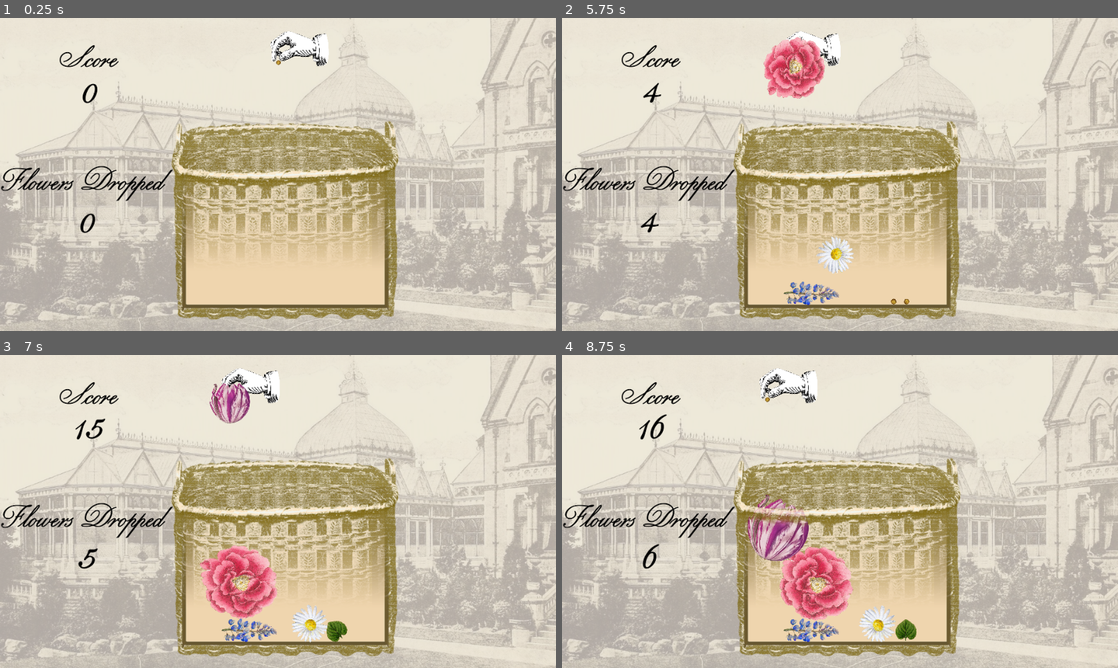
Above: before the commit, frames 1-4 (two rows, left to right).
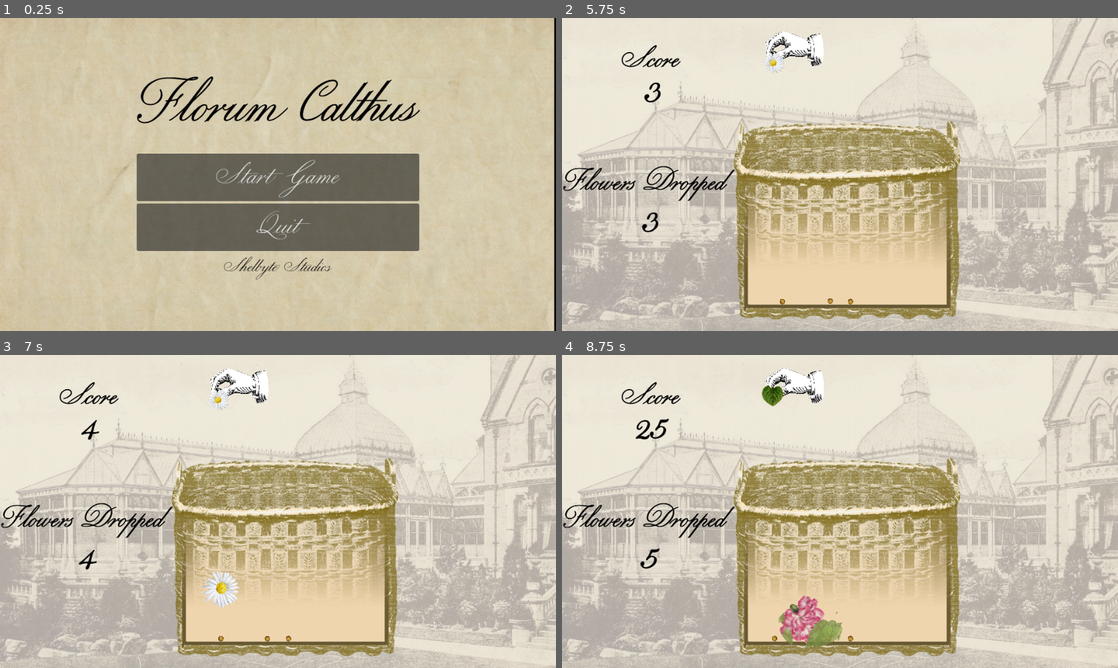
Above: after the commit, the same moments.

Repository: ClebMartin/GMTKGameJam2025
Game: Godot game, scene res://scenes/mainMenu.tscn
Two runs of this game, one before a commit and one after it. Both use one fixed random seed, a clock stepped at 60 frames per second and the inputs below. Before the commit the project starts from res://scenes/game.tscn.
Inputs (mouse positions are in pixels of both pictures, inside the frame that each line leads up to):
- Up to frame 1 (0.25 s): no input
- Up to frame 2 (5.75 s): click (840, 177) at 0.5 s, where only the run after the commit has a clickable "Start Game"; tap Enter at 1.25 s; move the mouse to (962, 158) at 1.27 s; hold Right (right) 1.28-2.03 s; hold Space (drop) 1.28-2.03 s; move the mouse to (728, 190) at 2.02 s; hold Left (left) 2.03-2.78 s; tap Space (drop) at 2.1, 3.6, 5.1 s; move the mouse to (895, 105) at 2.77 s; hold Space (drop) 2.78-3.53 s; hold Right (right) 2.78-4.28 s; move the mouse to (812, 237) at 3.52 s; move the mouse to (1006, 221) at 4.27 s; hold Space (drop) 4.28-5.03 s; hold Left (left) from 4.28 s (still down); move the mouse to (673, 127) at 5.02 s
- Up to frame 3 (7 s): move the mouse to (305, 511) at 5.77 s; hold Space (drop) 5.78-6.53 s; move the mouse to (194, 433) at 6.52 s; release Left (left) at 6.53 s; hold Right (right) from 6.53 s (still down); tap Space (drop) at 6.6 s
- Up to frame 4 (8.75 s): keep holding Right (right); move the mouse to (962, 495) at 7.27 s; hold Space (drop) 7.28-8.03 s; move the mouse to (728, 527) at 8.02 s; tap Space (drop) at 8.1 s

The runs differ from the first frame. In frame 1, 80% of the frame differs, in the area x 0-100%, y 0-100%; in frame 2, 3.3%; in frame 3, 5.0%; in frame 4, 6.4%.

Commit message:
reverting weird changes

Diff:
--- a/gmtk-game-jam-2025/project.godot
+++ b/gmtk-game-jam-2025/project.godot
@@ -11,7 +11,7 @@
 [application]
 
 config/name="GMTK Game Jam 2025"
-run/main_scene="uid://bpbhwm5mdm2e0"
+run/main_scene="uid://cb4h05mtg245f"
 config/features=PackedStringArray("4.4", "Forward Plus")
 config/icon="res://icon.svg"
 
--- a/gmtk-game-jam-2025/scripts/player.gd
+++ b/gmtk-game-jam-2025/scripts/player.gd
@@ -32,7 +32,7 @@
 
 func _pick_random_droppable():
 	# only return index for seed, leaf, daisy, or carnation.
-	return _rng.randi_range(0, 7)
+	return _rng.randi_range(0, 3)
 
 func _spawn_new_droppable():
 	_current_droppable_id = _pick_random_droppable()
Not shown: 1 places in gmtk-game-jam-2025/default_bus_layout.tres that only renumber resources
Not shown, added: gmtk-game-jam-2025/export_presets.cfg
